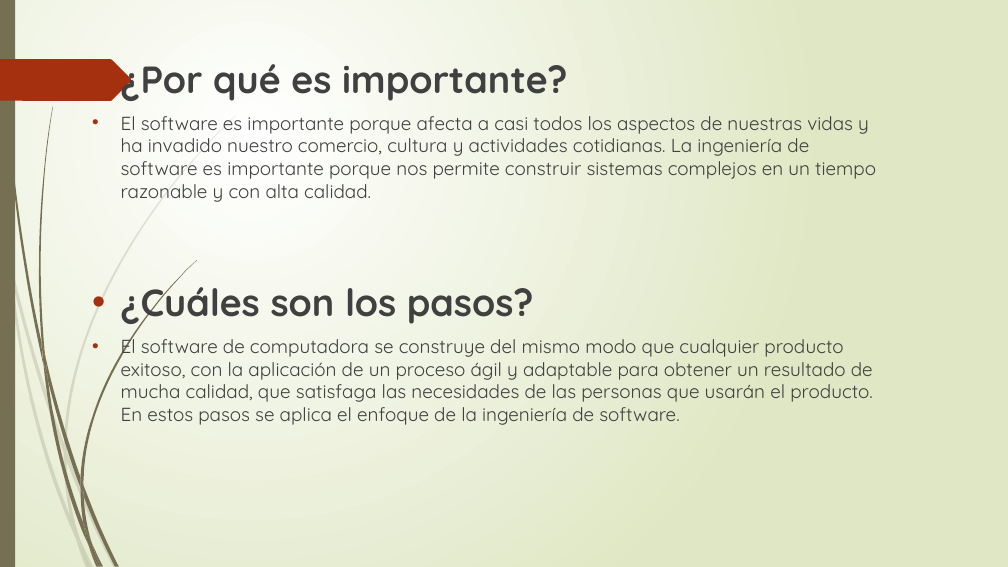
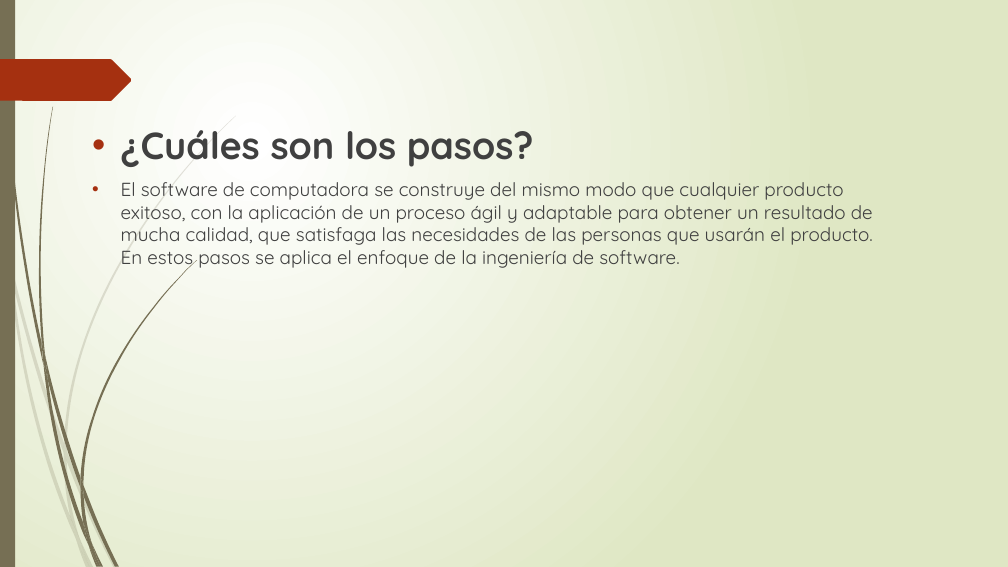
Before and after one commit to pssettino/OPP, a slide deck: slide 6 of Material de Alumno/Ing de Software.pptx. Drawn at 1008x567 pixels with LibreOffice and Linux fonts; fonts in the diff are those of the drawing. Boxes give left, top, right and bottom in pixels: in the first picture for what was removed or moved away, otherwise in the second. Text is boxed around its words. In the diff, an @@ line names an element or a change of style, - is before the commit and + after.

```diff
--- a/Material de Alumno/Ing de Software.pptx
+++ b/Material de Alumno/Ing de Software.pptx
@@ text at (x1=121, y1=64, x2=876, y2=202): paragraphs removed @@
-• ¿Por qué es importante?
-• El software es importante porque afecta a casi todos los aspectos de nuestras vidas y ha invadido nuestro comercio, cultura y actividades cotidianas. La ingeniería de software es importante porque nos permite construir sistemas complejos en un tiempo razonable y con alta calidad.
```
Also in this commit, not shown: 2 other slides changed.
